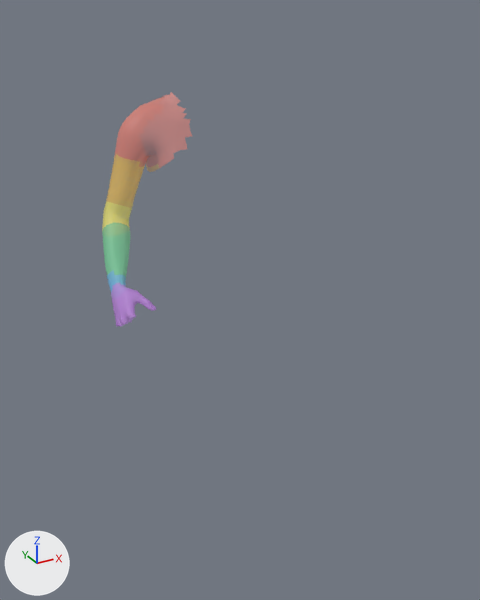
A saved change to the Blender file assets/blender/neutro-body/interaction/neutro_body_v1_right_arm_interaction.blend.
Rendered twice from a camera (50 mm lens) standing at (-0.854, -1.721, 1.707) and looking at (0.057, -0.065, 0.88). The axes (+X, +Y, +Z) are drawn at lower left. The lights are the same throughout. The picture after the commit comes second.

Names of what the first picture shows: 'zone_right_forearm', 'zone_right_hand', 'zone_right_shoulder', 'zone_right_upper_arm' and 2 more.
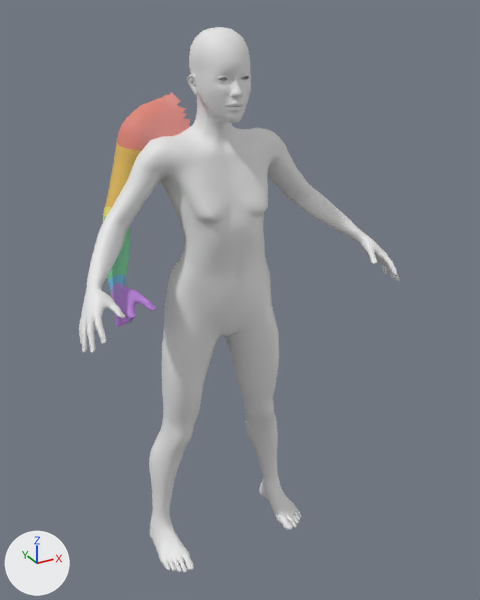
Boxes (x1, y1, x2, y2) around the edits, measured in the pictures (480 x 600 px):
'Human', added: after (79, 27, 400, 573)
part 1 of me_zone_right_shoulder, deleted: before (115, 143, 169, 168)
'zone_right_forearm', unchanged, covered by the edit: before (102, 223, 130, 277); after (104, 216, 130, 281)

What changed in the scene script:
```text
Change me_zone_right_shoulder:
    remove me_zone_right_shoulder.from_pydata(...)  # 261 vertices, 222 faces; spans x -0.25..-0.043, y -0.001..0.203, z 1.28..1.486
    remove me_zone_right_shoulder.materials.append(mat_debug_right_shoulder)  # pink #f69081
    add me_zone_right_shoulder.from_pydata(...)  # 190 vertices, 152 faces; spans x -0.24..-0.043, y -0.001..0.203, z 1.313..1.486
    me_zone_right_shoulder part 1
    71 vertices are removed from x -0.25..-0.131, y 0.025..0.184, z 1.28..1.342
    70 faces are deleted
    add me_zone_right_shoulder.materials.append(mat_debug_right_shoulder_r2)  # pink #f69081
Add ob_human:
    ob_human = bpy.data.objects.new('Human', me_base)  # 19158 vertices, 18486 faces; spans x -0.5..0.5, y -0.33..0.11, z -0.03..1.67; modifiers MASK
    ob_human.location = (0.0, 0.0, -0.005)
```
